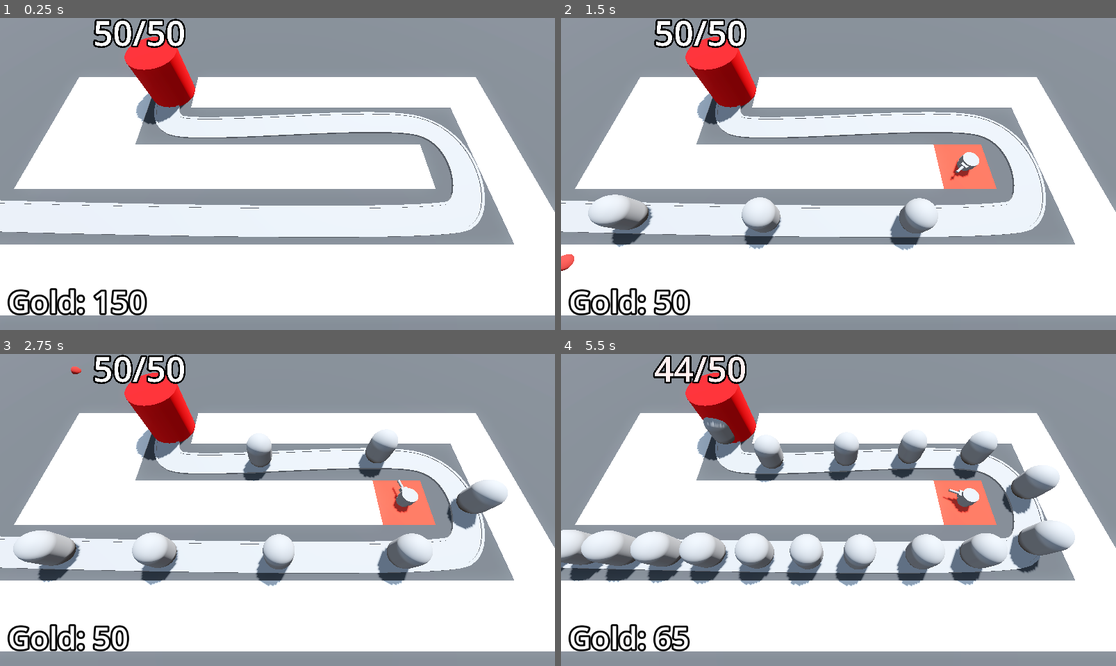
Above: before the commit, frames 1-4 (two rows, left to right).
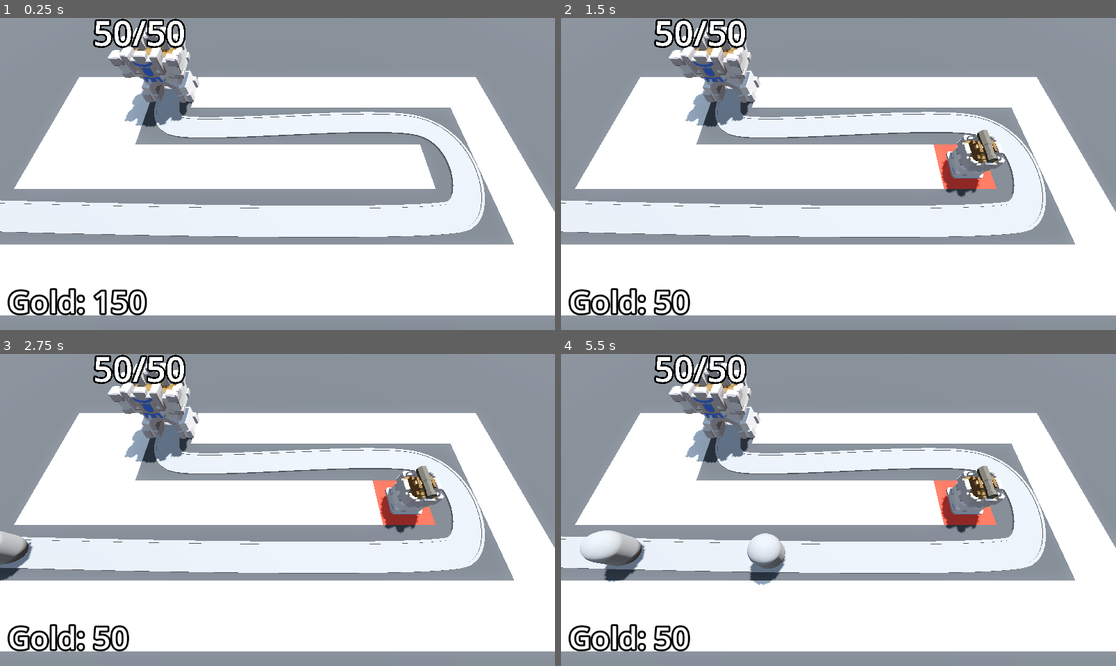
Above: after the commit, the same moments.

Repository: DapperMongoose/BarbarianBlaster
Game: Godot game, scene res://BaseLevel.tscn
Same seed, same stepped clock (60 frames per second), same inputs: the game is played once before the commit and once after it.
Inputs (mouse positions are in pixels of both pictures, inside the frame that each line leads up to):
- Up to frame 1 (0.25 s): no input
- Up to frame 2 (1.5 s): move the mouse to (960, 158) at 0.52 s; press the mouse at (960, 158) at 0.53 s; move the mouse to (727, 189) at 1.27 s; release the mouse at (727, 189) at 1.28 s; click (727, 189) at 1.35 s
- Up to frame 3 (2.75 s): move the mouse to (333, 441) at 2.02 s; press the mouse at (333, 441) at 2.03 s
- Up to frame 4 (5.5 s): move the mouse to (810, 572) at 2.77 s; release the mouse at (810, 572) at 2.78 s; click (810, 572) at 2.85 s; move the mouse to (1005, 556) at 3.52 s; press the mouse at (1005, 556) at 3.53 s; move the mouse to (672, 463) at 4.27 s; release the mouse at (672, 463) at 4.28 s; click (672, 463) at 4.35 s; move the mouse to (866, 510) at 5.02 s; press the mouse at (866, 510) at 5.03 s

The runs differ from the first frame. In frame 1, 2.6% of the frame differs, in the area x 19-36%, y 2-35%; in frame 2, 6.5%; in frame 3, 9.8%; in frame 4, 15%, in the area x 0-93%, y 0-96%.

Commit message:
completed using GLTF files lesson

Diff:
--- a/Base/base.gd
+++ b/Base/base.gd
@@ -18,7 +18,6 @@
 
 func _ready():
 	current_health = max_health
-	Engine.time_scale = 5
 
 func take_damage() -> void:
 	current_health -= 1
--- a/Base/base.tscn
+++ b/Base/base.tscn
@@ -1,19 +1,10 @@
 [gd_scene load_steps=3 format=3 uid="uid://c5gm5ehuyoruw"]
 
 [ext_resource type="Script" path="res://Base/base.gd" id="1_qbfkp"]
-
-[sub_resource type="StandardMaterial3D" id="StandardMaterial3D_gjoub"]
-albedo_color = Color(0.886275, 0, 0.0196078, 1)
+[ext_resource type="PackedScene" uid="uid://c5rylqhjbh1o0" path="res://Assets/Base.glb" id="2_505oc"]
 
 [node name="Base" type="Node3D" groups=["base"]]
 script = ExtResource("1_qbfkp")
-
-[node name="CSGCylinder3D" type="CSGCylinder3D" parent="."]
-transform = Transform3D(1, 0, 0, 0, 1, 0, 0, 0, 1, 0, 2, 0)
-radius = 2.0
-height = 4.0
-sides = 32
-material = SubResource("StandardMaterial3D_gjoub")
 
 [node name="Label3D" type="Label3D" parent="."]
 transform = Transform3D(1, 0, 0, 0, 1, 0, 0, 0, 1, 0, 5.5, 0)
@@ -21,3 +12,5 @@
 text = "starting health"
 font_size = 500
 outline_size = 100
+
+[node name="Base" parent="." instance=ExtResource("2_505oc")]
--- a/Turret/turret.gd
+++ b/Turret/turret.gd
@@ -6,20 +6,22 @@
 @export var projectile: PackedScene
 @export var turret_range: float = 10.0
 
-@onready var barrel: MeshInstance3D = $TurretBase/TurretTop/Visor/Barrel
+@onready var turret_top: Node3D = $Turret
 @onready var animation_player: AnimationPlayer = $AnimationPlayer
+@onready var cannon: Node3D = $TurretBase/TurretTop/Cannon
+@onready var turret_base: Node3D = $TurretBase
 
 
 func _physics_process(_delta: float) -> void:
 	target = find_best_target()
 	if target:
-		look_at(target.global_position, Vector3.UP, true)
+		turret_base.look_at(target.global_position, Vector3.UP, true)
 
 func _on_timer_timeout() -> void:
 	if target:
 		var shot = projectile.instantiate()
-		barrel.add_child(shot)
-		shot.direction = global_transform.basis.z
+		cannon.add_child(shot)
+		shot.direction = turret_base.global_transform.basis.z
 		animation_player.play("Fire")
 
 func find_best_target() -> PathFollow3D:
--- a/Turret/turret.tscn
+++ b/Turret/turret.tscn
@@ -1,23 +1,9 @@
-[gd_scene load_steps=10 format=3 uid="uid://d0fevutngcvvu"]
+[gd_scene load_steps=8 format=3 uid="uid://d0fevutngcvvu"]
 
 [ext_resource type="PackedScene" uid="uid://crkjjako8ubh" path="res://Turret/projectile.tscn" id="1_gfbd0"]
 [ext_resource type="Script" path="res://Turret/turret.gd" id="1_ljfch"]
-
-[sub_resource type="CylinderMesh" id="CylinderMesh_xdwl5"]
-height = 1.0
-
-[sub_resource type="CylinderMesh" id="CylinderMesh_oqoxp"]
-top_radius = 0.6
-bottom_radius = 0.6
-height = 0.6
-
-[sub_resource type="BoxMesh" id="BoxMesh_og8tg"]
-size = Vector3(0.5, 0.3, 0.3)
-
-[sub_resource type="CylinderMesh" id="CylinderMesh_0nlaq"]
-top_radius = 0.1
-bottom_radius = 0.1
-height = 1.0
+[ext_resource type="PackedScene" uid="uid://bf8xcnfd12nca" path="res://Assets/Cannon.glb" id="3_7ysqo"]
+[ext_resource type="PackedScene" uid="uid://cm5xhrkrnl8x" path="res://Assets/TurretBase.glb" id="4_n36c8"]
 
 [sub_resource type="Animation" id="Animation_u2v5b"]
 resource_name = "Fire"
@@ -60,22 +46,14 @@
 script = ExtResource("1_ljfch")
 projectile = ExtResource("1_gfbd0")
 
-[node name="TurretBase" type="MeshInstance3D" parent="."]
+[node name="TurretBase" type="Node3D" parent="."]
 transform = Transform3D(1, 0, 0, 0, 1, 0, 0, 0, 1, 0, 0.5, 0)
-mesh = SubResource("CylinderMesh_xdwl5")
 
-[node name="TurretTop" type="MeshInstance3D" parent="TurretBase"]
+[node name="TurretTop" type="Node3D" parent="TurretBase"]
 transform = Transform3D(1, 0, 0, 0, 1, 0, 0, 0, 1, 0, 0.3, 0)
-mesh = SubResource("CylinderMesh_oqoxp")
 
-[node name="Visor" type="MeshInstance3D" parent="TurretBase/TurretTop"]
-transform = Transform3D(1, 0, 0, 0, 1, 0, 0, 0, 1, 0, 0, 0.65)
-mesh = SubResource("BoxMesh_og8tg")
-
-[node name="Barrel" type="MeshInstance3D" parent="TurretBase/TurretTop/Visor"]
-transform = Transform3D(1, 0, 0, 0, -4.37114e-08, -1, 0, 1, -4.37114e-08, 0, 0, 0.35)
-mesh = SubResource("CylinderMesh_0nlaq")
-skeleton = NodePath("../..")
+[node name="Cannon" parent="TurretBase/TurretTop" instance=ExtResource("3_7ysqo")]
+transform = Transform3D(1, 0, 0, 0, 1, 0, 0, 0, 1, 0, 1.3, 0)
 
 [node name="Timer" type="Timer" parent="."]
 autostart = true
@@ -85,4 +63,6 @@
 "": SubResource("AnimationLibrary_eay18")
 }
 
+[node name="TurretBase2" parent="." instance=ExtResource("4_n36c8")]
+
 [connection signal="timeout" from="Timer" to="." method="_on_timer_timeout"]
Binary file added: Assets/Base.glb
Not shown, added: Assets/Base.glb.import
Binary file added: Assets/Base_Castle-metallic.png-Castle-roughness.png
Not shown, added: Assets/Base_Castle-metallic.png-Castle-roughness.png.import
Binary file added: Assets/Base_castle-colour-palette.png
Not shown, added: Assets/Base_castle-colour-palette.png.import
Binary file added: Assets/Cannon.glb
Not shown, added: Assets/Cannon.glb.import
Binary file added: Assets/Cannon_Castle-metallic.png-Castle-roughness.png
Not shown, added: Assets/Cannon_Castle-metallic.png-Castle-roughness.png.import
Binary file added: Assets/Cannon_castle-colour-palette.png
Not shown, added: Assets/Cannon_castle-colour-palette.png.import
(and 19 more such lines)
